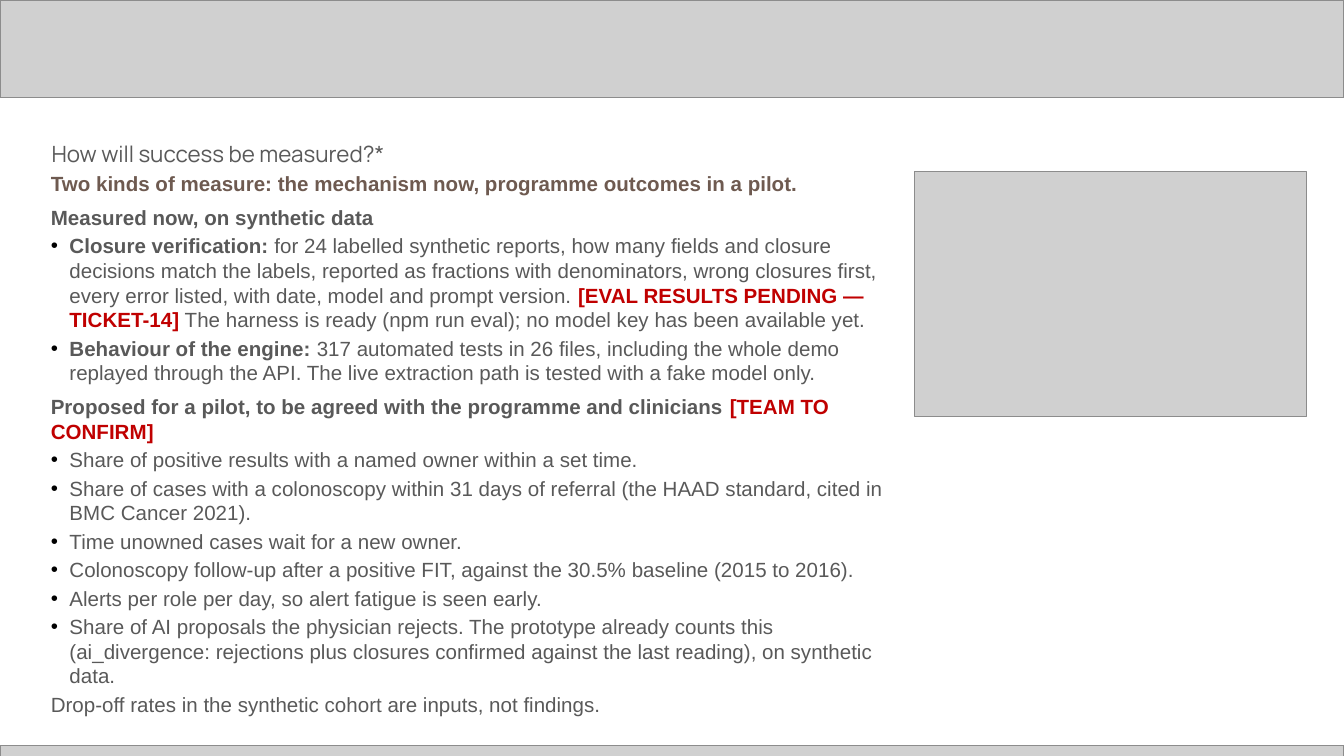
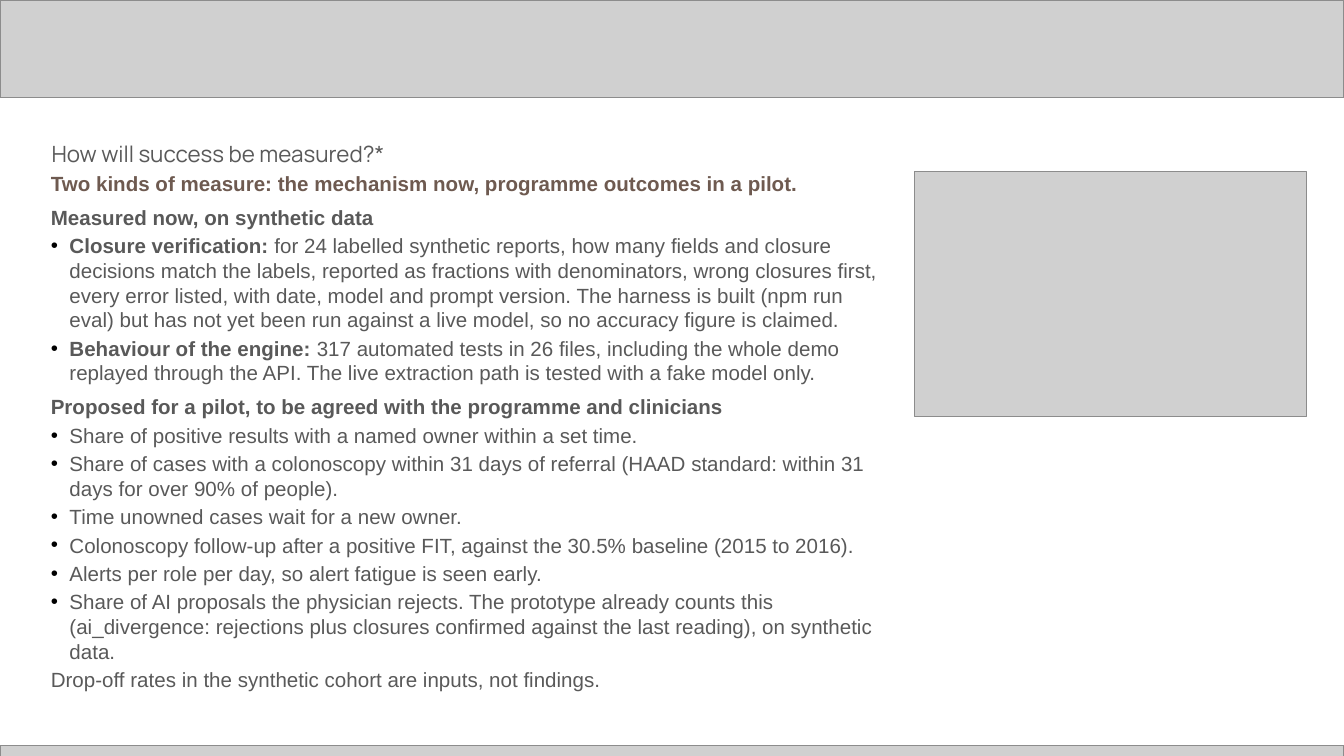
Before and after one commit to alfianhid/nexyra, a slide deck: slide 6 of docs/deck/Nexyra-C05-submission.pptx. Drawn at 1344x756 pixels with LibreOffice and Linux fonts; fonts in the diff are those of the drawing; grey boxes stand for pictures. Boxes give left, top, right and bottom in pixels: in the first picture for what was removed or moved away, otherwise in the second. Text is boxed around its words. In the diff, an @@ line names an element or a change of style, - is before the commit and + after.

```diff
--- a/docs/deck/Nexyra-C05-submission.pptx
+++ b/docs/deck/Nexyra-C05-submission.pptx
@@ text at (69,238,877,331): text changed @@
-• Closure verification: for 24 labelled synthetic reports, how many fields and closure decisions match the labels, reported as fractions with denominators, wrong closures first, every error listed, with date, model and prompt version. [EVAL RESULTS PENDING — TICKET-14] The harness is ready (npm run eval); no model key has been available yet.
+• Closure verification: for 24 labelled synthetic reports, how many fields and closure decisions match the labels, reported as fractions with denominators, wrong closures first, every error listed, with date, model and prompt version. The harness is built (npm run eval) but has not yet been run against a live model, so no accuracy figure is claimed.
@@ text at (51,399,723,419): text changed @@
-Proposed for a pilot, to be agreed with the programme and clinicians [TEAM TO CONFIRM]
+Proposed for a pilot, to be agreed with the programme and clinicians
@@ text at (69,456,864,501): text changed @@
-• Share of cases with a colonoscopy within 31 days of referral (the HAAD standard, cited in BMC Cancer 2021).
+• Share of cases with a colonoscopy within 31 days of referral (HAAD standard: within 31 days for over 90% of people).
```
Also in this commit, not shown: 9 other slides changed, 18 other files.
